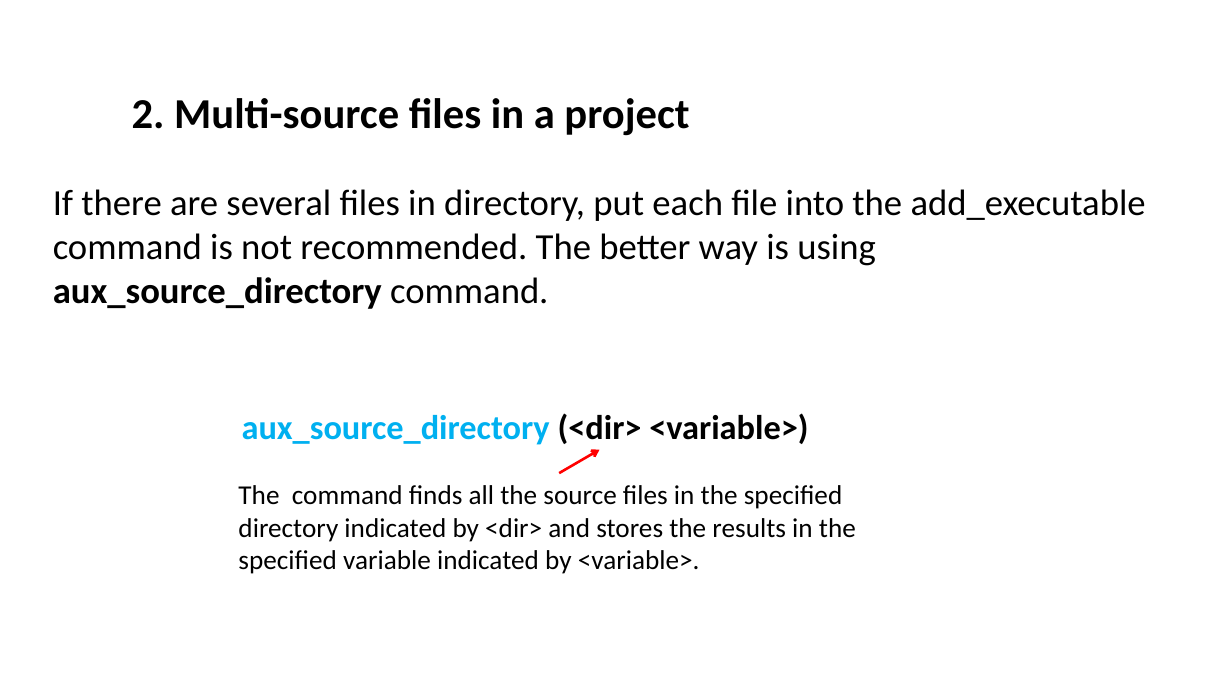
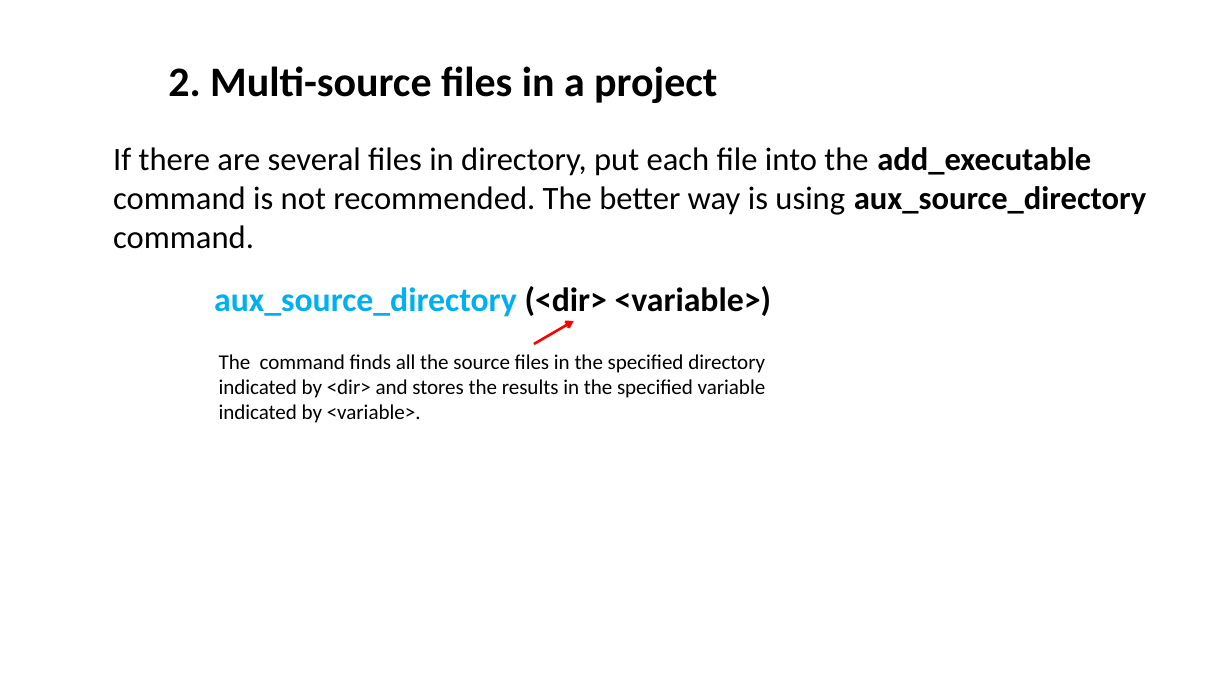
Before and after one commit to ShiqiYu/CPP, a slide deck: slide 10 of week05/Lab05.pptx. Drawn at 1232x693 pixels with LibreOffice and Linux fonts; fonts in the diff are those of the drawing; background and template pictures are left out. Boxes give left, top, right and bottom in pixels: in the first picture for what was removed or moved away, otherwise in the second. Text is boxed around its words. In the diff, an @@ line names an element or a change of style, - is before the commit and + after.

```diff
--- a/week05/Lab05.pptx
+++ b/week05/Lab05.pptx
@@ text "2. Multi-source files in a ...": place and size @@
-text "2. Multi-source files in a ..." at <box>132,98,689,136</box>
+text "2. Multi-source files in a ..." at <box>168,66,717,103</box>
@@ text "2. Multi-source files in a ..." at <box>168,66,717,103</box>: size 33.2 to 32.7 pt @@
@@ text "If there are several files ...": place and size @@
-text "If there are several files ..." at <box>53,189,1146,309</box>
+text "If there are several files ..." at <box>113,147,1147,249</box>
@@ text "If there are several files ..." at <box>113,147,1147,249</box>: size 28.6 to 25.4 pt; bold on in "add_executable" @@
@@ text "aux_source_directory (<dir> <variable>)": place and size @@
-text "aux_source_directory (<dir> <variable>)" at <box>242,413,808,445</box>
+text "aux_source_directory (<dir> <variable>)" at <box>214,286,771,317</box>
@@ text "aux_source_directory (<dir> <variable>)" at <box>214,286,771,317</box>: size 26.8 to 26.3 pt @@
@@ arrow moved from (559, 473) - (600, 450) to (534, 344) - (574, 321) @@
@@ text "The command finds all the ...": place and size @@
-text "The command finds all the ..." at <box>238,485,856,574</box>
+text "The command finds all the ..." at <box>219,354,766,423</box>
@@ text "The command finds all the ..." at <box>219,354,766,423</box>: size 21.2 to 16.3 pt @@
```
Also in this commit, not shown: 12 other slides changed, 3 slides added, 4 slides removed, 1 other file.
